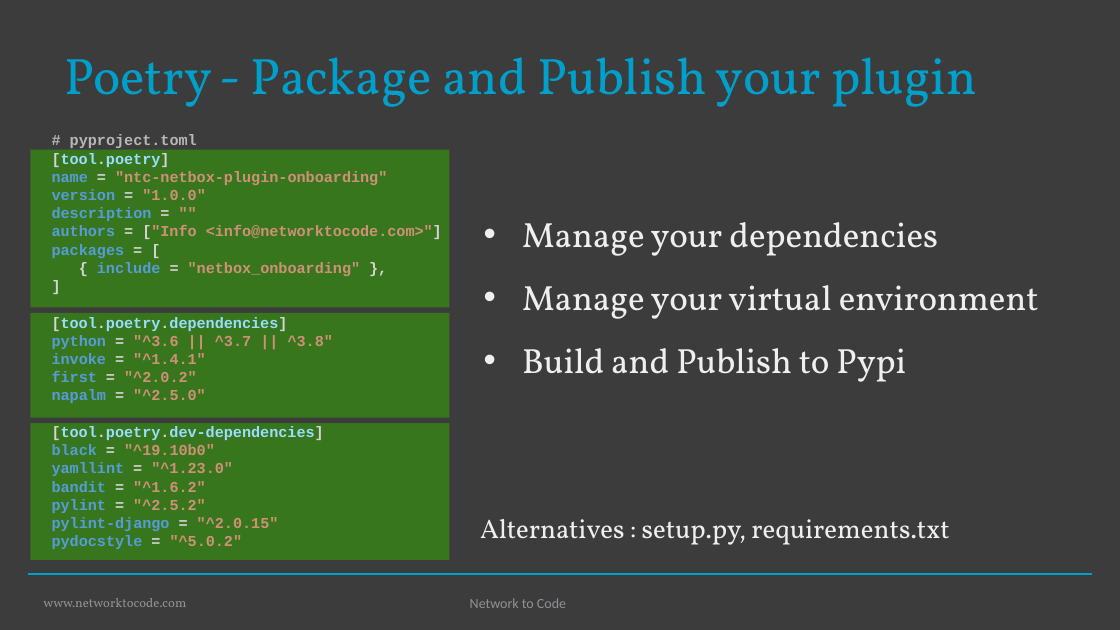
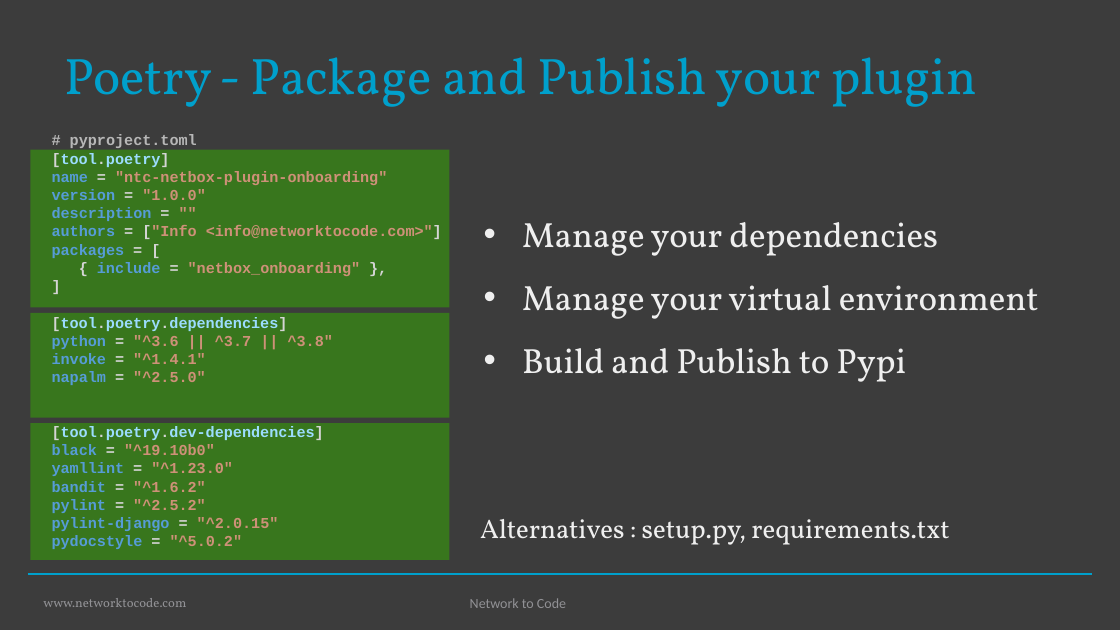
Before and after one commit to networktocode/netbox_day_2020, a slide deck: slide 18 of NetBox Plugins Development_Damien Garros.pptx (slide 17 before the commit). Drawn at 1120x630 pixels with LibreOffice and Linux fonts; fonts in the diff are those of the drawing; background and template pictures are left out. Boxes give left, top, right and bottom in pixels: in the first picture for what was removed or moved away, otherwise in the second. Text is boxed around its words. In the diff, an @@ line names an element or a change of style, - is before the commit and + after.

```diff
--- a/NetBox Plugins Development_Damien Garros.pptx
+++ b/NetBox Plugins Development_Damien Garros.pptx
@@ text at <box>52,371,197,382</box>: paragraph removed @@
-first = "^2.0.2"
```
Also in this commit, not shown: 3 other slides changed, 5 slides added.
